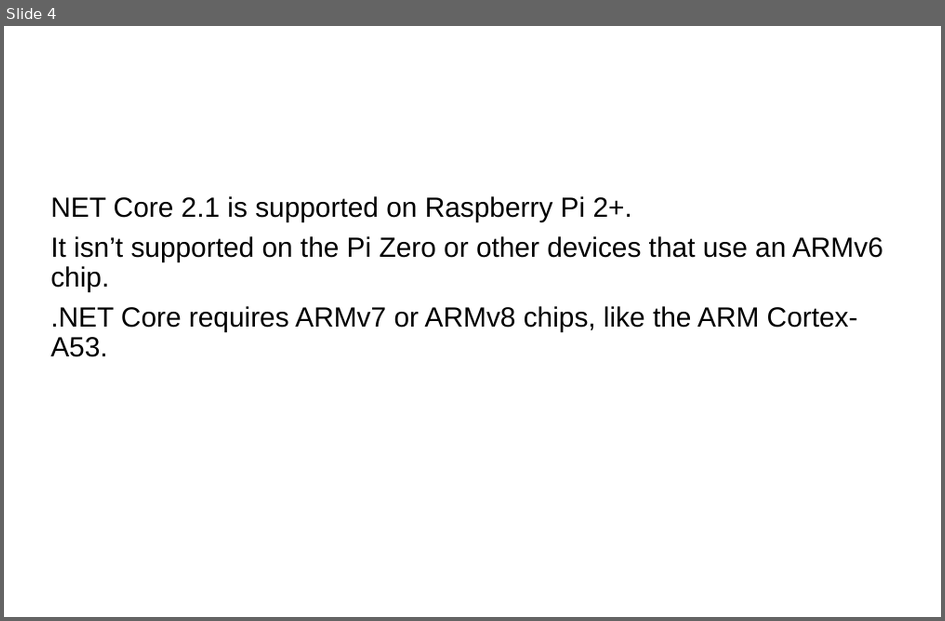
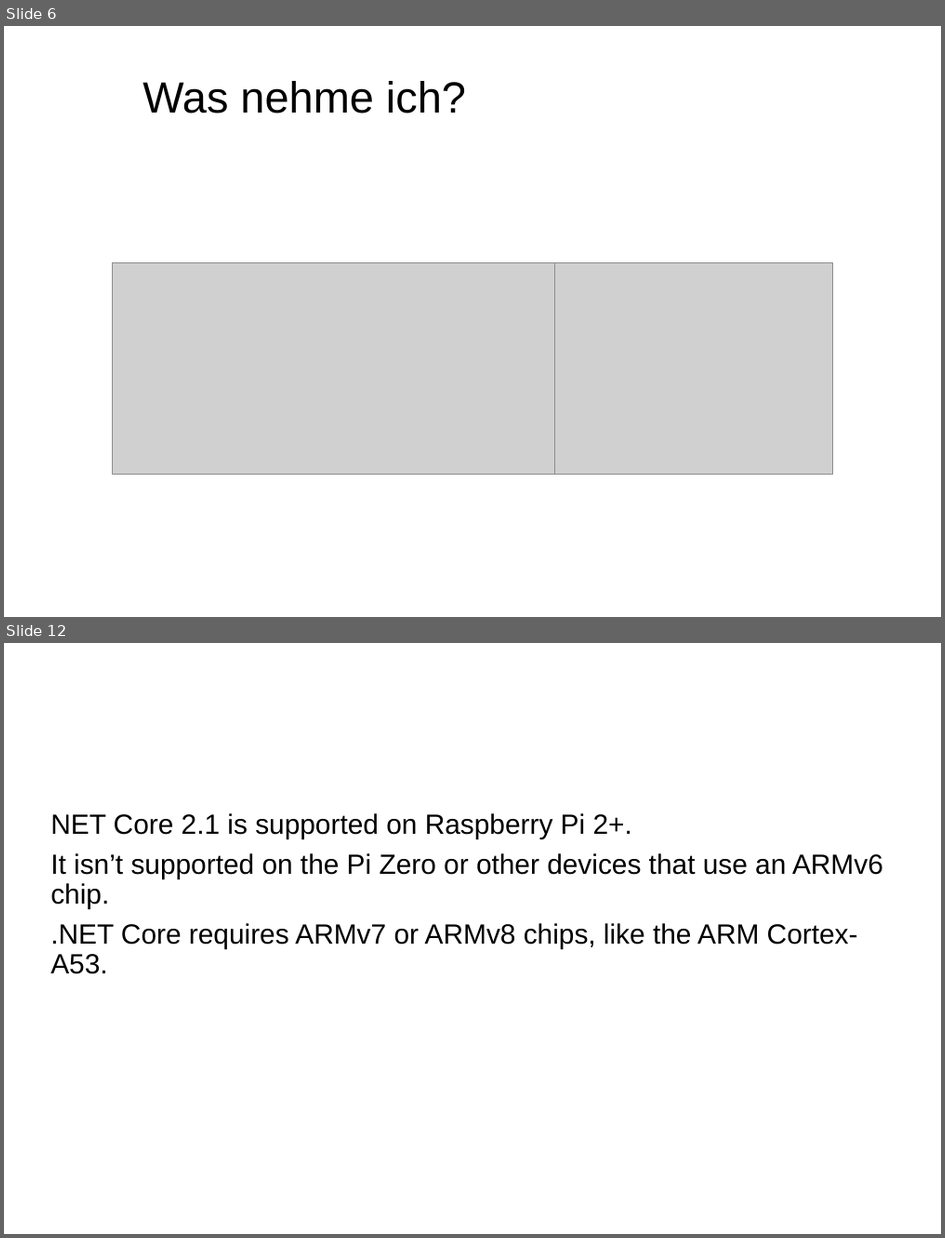
Before and after one commit to FrankPfattheicher/RaspiDotnet, a slide deck: Slides/RaspiDotnet.pptx. Shown one above the other, each under a label of ours: slide 4 before the commit, slides 6 and 12 after it; the slides between them are not shown. The pictures are 945x621 and 945x1238 pixels, drawn with LibreOffice and Linux fonts; fonts in the diff are those of the drawing; grey boxes stand for pictures; background and template pictures are left out. Boxes give left, top, right and bottom in pixels: in the first picture for what was removed or moved away, otherwise in the second. Text is boxed around its words. In the diff, an @@ line names an element or a change of style, - is before the commit and + after.

```diff
--- a/Slides/RaspiDotnet.pptx
+++ b/Slides/RaspiDotnet.pptx
@@ slide 6 added at (4,26,941,617), background picture (left out) @@
@@ text added at (143,81,466,113), 44 pt, text #000000 @@
+Was nehme ich?
@@ picture added at (113,262,555,474) @@
@@ picture added at (555,262,833,474) @@
@@ what was slide 4 is now slide 12 @@
```
Also in this commit, not shown: 2 slides changed, 10 other slides added, 6 other files.
